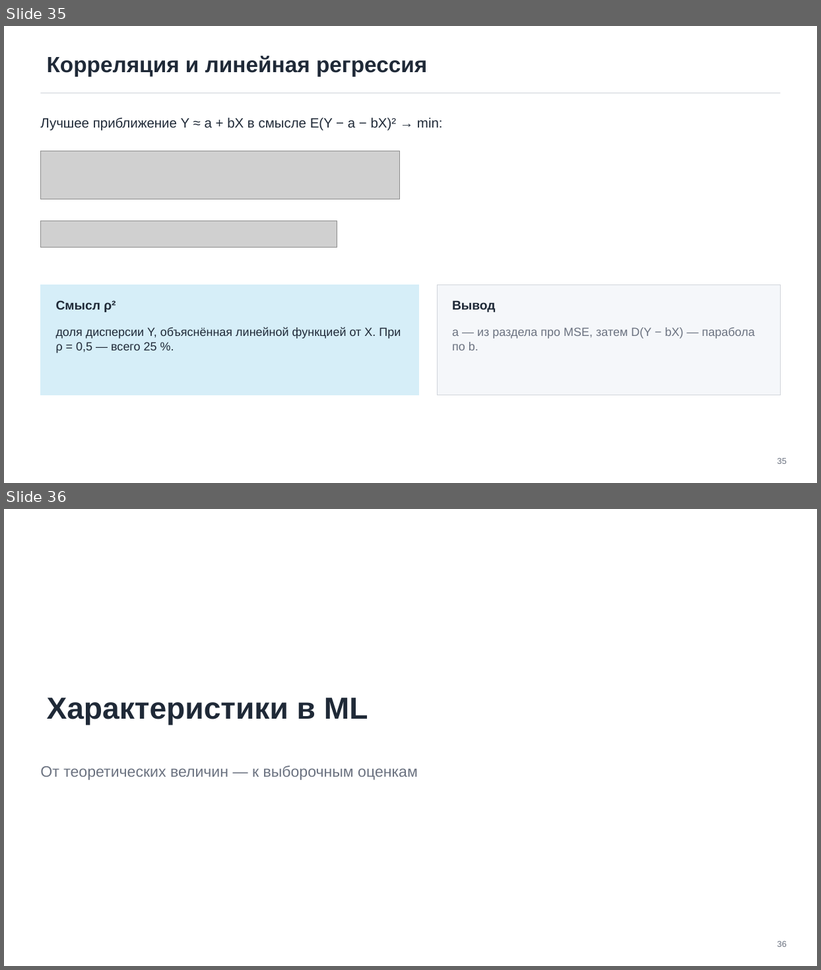
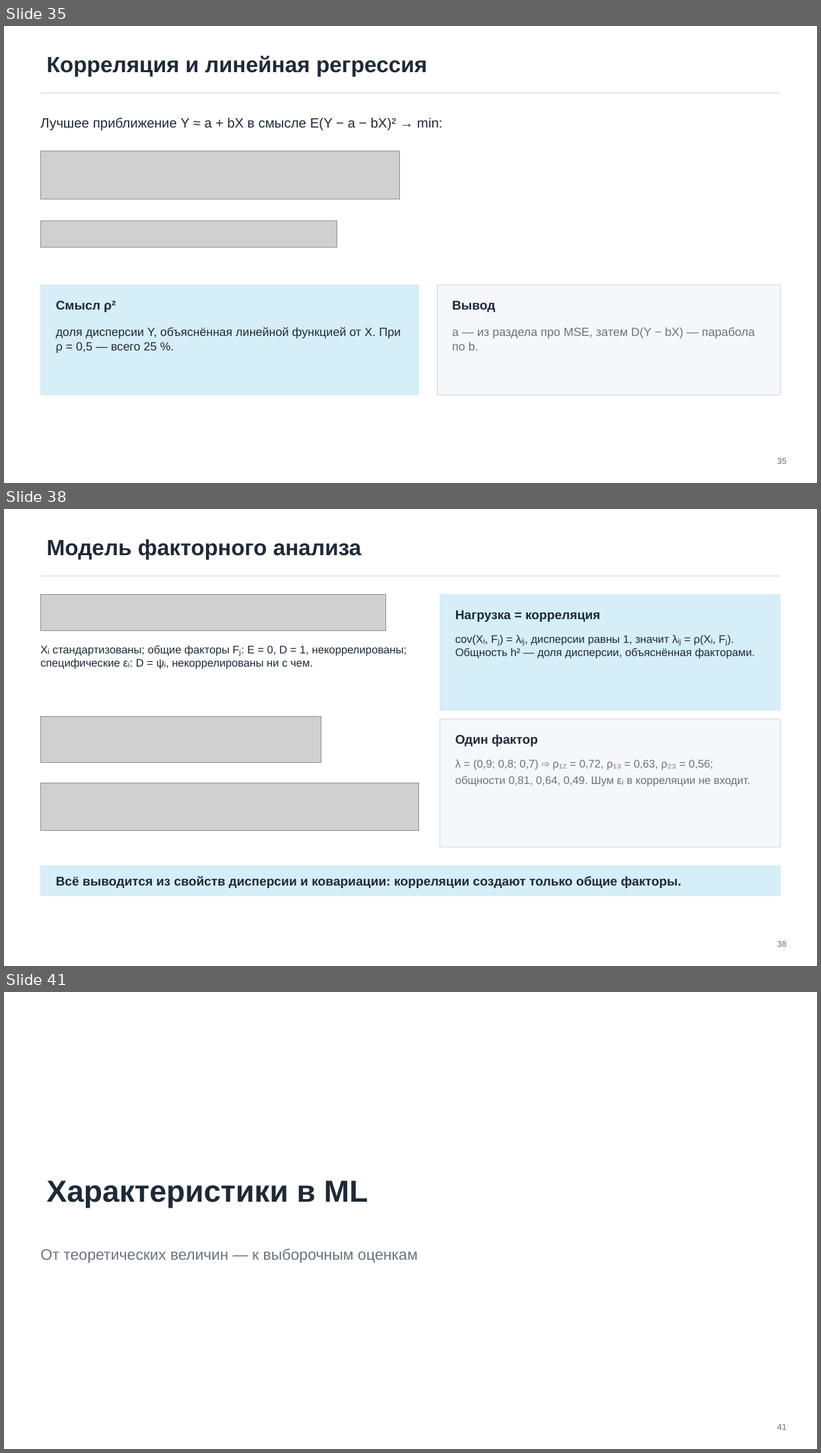
Before and after one commit to TheTonyPub/probability-theory-2026, a slide deck: lectures/04_expectation-variance-itmo.pptx. Shown one above the other, each under a label of ours: slides 35 and 36 before the commit, slides 35, 38 and 41 after it; the slides between them are not shown. The pictures are 821x970 and 821x1453 pixels, drawn with LibreOffice and Linux fonts; fonts in the diff are those of the drawing; grey boxes stand for pictures. Boxes give left, top, right and bottom in pixels: in the first picture for what was removed or moved away, otherwise in the second. Text is boxed around its words. In the diff, an @@ line names an element or a change of style, - is before the commit and + after.

```diff
--- a/lectures/04_expectation-variance-itmo.pptx
+++ b/lectures/04_expectation-variance-itmo.pptx
@@ slide 38 added at (4, 509, 817, 966), background #FFFFFF; not listed: 1 template element that a slide beside it also shows @@
@@ title added at (47, 539, 362, 559), 26 pt, text #1F2937, bold @@
+Модель факторного анализа
@@ picture added at (40, 594, 386, 631) @@
@@ rectangle added at (440, 594, 781, 710), fill #D6EEF8, outline #D6EEF8 0.5 pt @@
@@ text added at (455, 610, 601, 622), 15 pt, text #1F2937, bold @@
+Нагрузка = корреляция
@@ text added at (40, 646, 407, 669), 13 pt, text #1F2937 @@
+Xᵢ стандартизованы; общие факторы Fⱼ: E = 0, D = 1, некоррелированы; специфические εᵢ: D = ψᵢ, некоррелированы ни с чем.
@@ text added at (455, 635, 755, 659), 13 pt, text #1F2937 @@
+cov(Xᵢ, Fⱼ) = λᵢⱼ, дисперсии равны 1, значит λᵢⱼ = ρ(Xᵢ, Fⱼ). Общность h² — доля дисперсии, объяснённая факторами.
@@ picture added at (40, 716, 321, 763) @@
@@ rectangle added at (440, 720, 781, 848), fill #F5F7FA, outline #D1D5DB 0.5 pt @@
@@ text added at (455, 735, 538, 747), 15 pt, text #1F2937, bold @@
+Один фактор
@@ text added at (455, 760, 750, 787), 13 pt, text #6B7280 @@
+λ = (0,9; 0,8; 0,7) ⇒ ρ₁₂ = 0,72, ρ₁₃ = 0,63, ρ₂₃ = 0,56;
+общности 0,81, 0,64, 0,49. Шум εᵢ в корреляции не входит.
@@ picture added at (40, 784, 418, 831) @@
@@ rectangle added at (40, 866, 781, 896), fill #D6EEF8, outline #D6EEF8 0.5 pt @@
@@ text added at (56, 876, 682, 889), 15 pt, text #1F2937, bold @@
+Всё выводится из свойств дисперсии и ковариации: корреляции создают только общие факторы.
@@ page number added at (778, 941, 787, 947), 10 pt, text #6B7280 @@
+38
@@ what was slide 36 is now slide 41 @@
@@ page number at (778, 1424, 787, 1430): text changed @@
-36
+41
```
Also in this commit, not shown: 4 slides changed, 4 other slides added, 8 other files.
